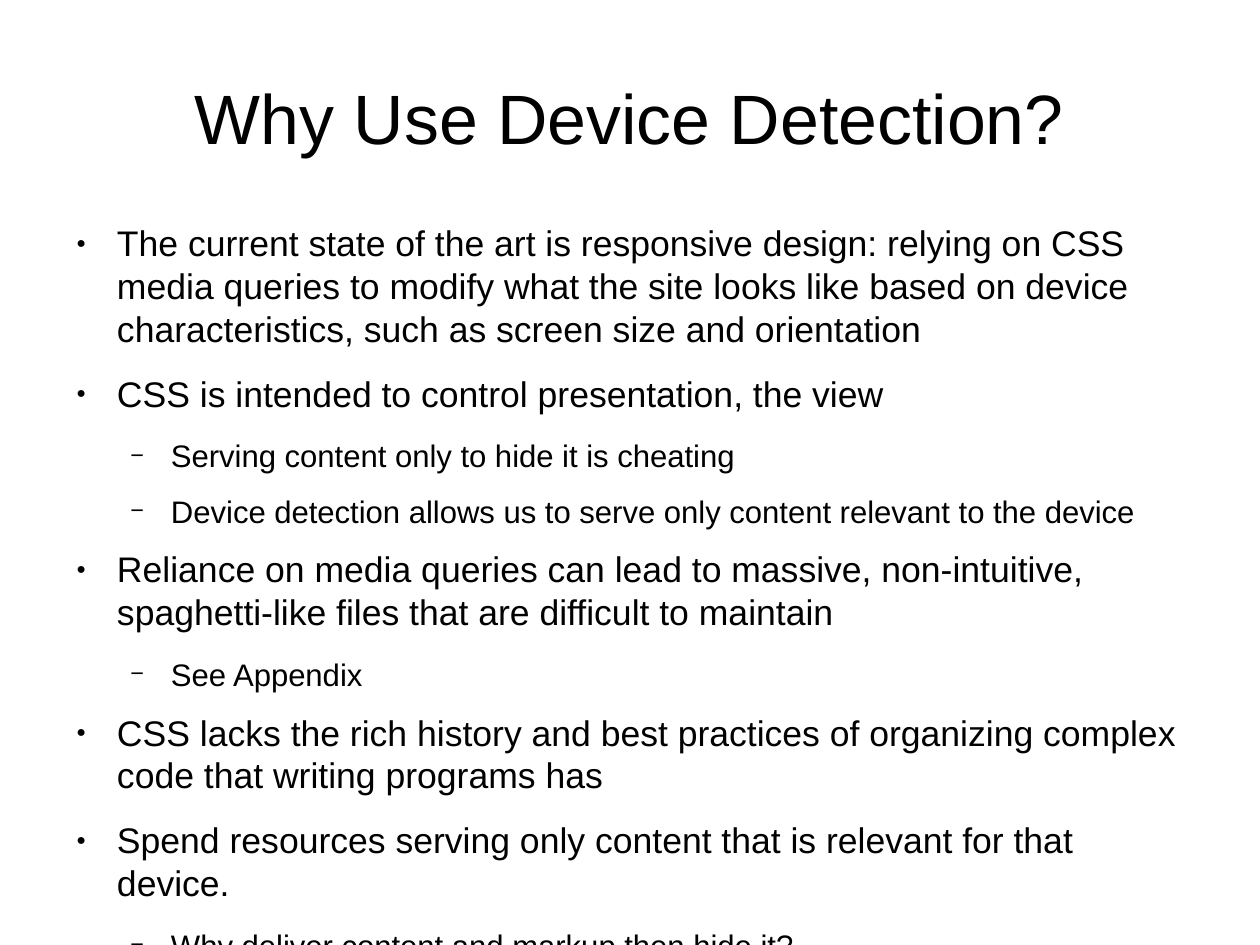
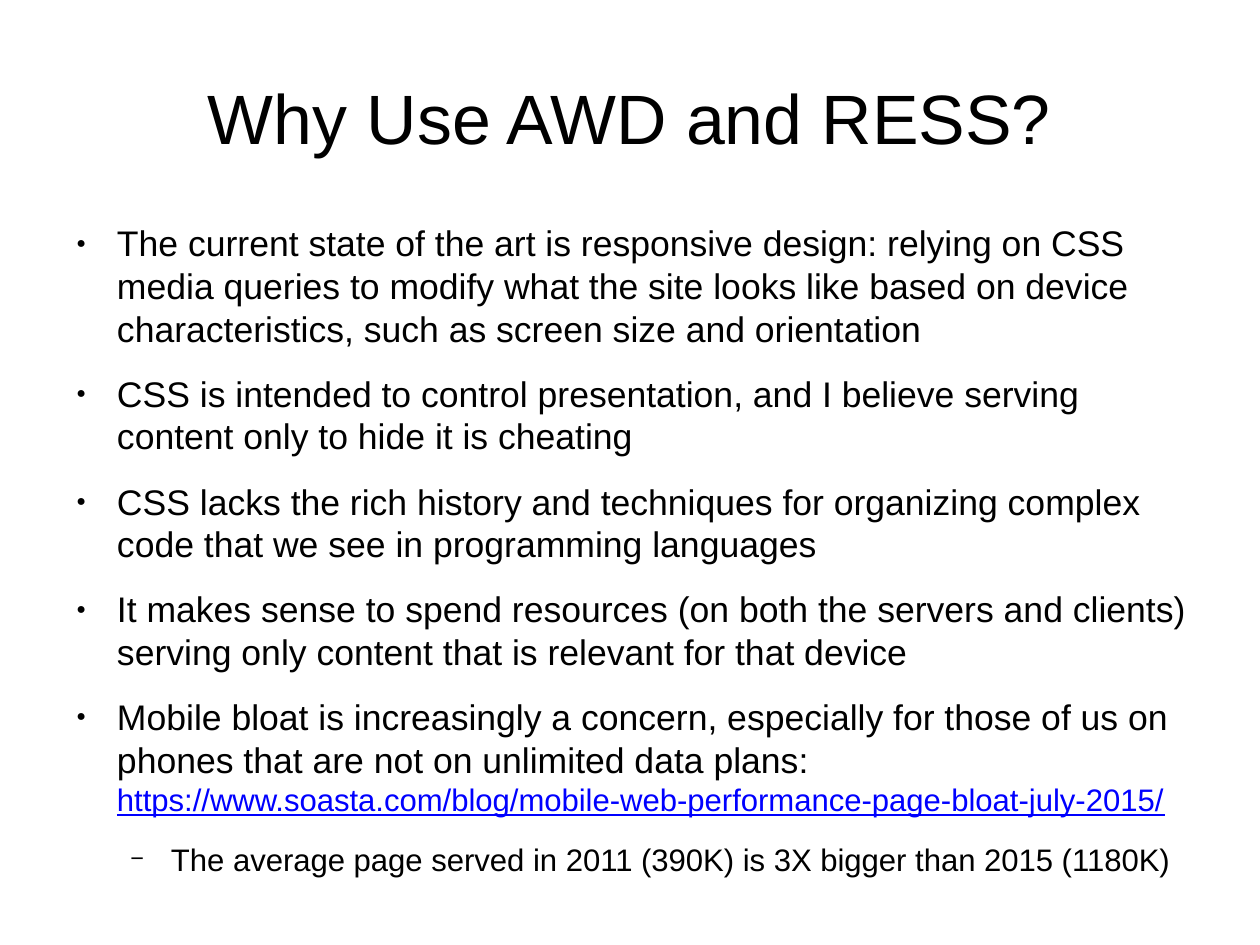
Before and after one commit to tomwhartung/jmws_accoutrements, a slide deck: slide 8 of presentations/2016_04-AWD_in_PHP_CMSes/AWD_in_PHP_CMSes-slides.odp (slide 7 before the commit). Drawn at 1260x945 pixels with LibreOffice and Linux fonts; fonts in the diff are those of the drawing. Boxes give left, top, right and bottom in pixels: in the first picture for what was removed or moved away, otherwise in the second. Text is boxed around its words. In the diff, an @@ line names an element or a change of style, - is before the commit and + after.

```diff
--- a/presentations/2016_04-AWD_in_PHP_CMSes/AWD_in_PHP_CMSes-slides.odp
+++ b/presentations/2016_04-AWD_in_PHP_CMSes/AWD_in_PHP_CMSes-slides.odp
@@ title at (208, 93, 1051, 157): text changed @@
-Why Use Device Detection?
+Why Use AWD and RESS?
@@ text at (117, 381, 1186, 877): text changed @@
-● CSS is intended to control presentation, the view
-  − Serving content only to hide it is cheating
-  − Device detection allows us to serve only content relevant to the device
-● Reliance on media queries can lead to massive, non-intuitive, spaghetti-like files that are difficult to maintain
-  − See Appendix
-● CSS lacks the rich history and best practices of organizing complex code that writing programs has
-● Spend resources serving only content that is relevant for that device.
-  − Why deliver content and markup then hide it?
+● CSS is intended to control presentation, and I believe serving content only to hide it is cheating
+● CSS lacks the rich history and techniques for organizing complex code that we see in programming languages
+● It makes sense to spend resources (on both the servers and clients) serving only content that is relevant for that device
+● Mobile bloat is increasingly a concern, especially for those of us on phones that are not on unlimited data plans:
+  https://www.soasta.com/blog/mobile-web-performance-page-bloat-july-2015/
+  − The average page served in 2011 (390K) is 3X bigger than 2015 (1180K)
```
Also in this commit, not shown: 1 other slide changed, 1 slide added, 3 slides removed.
